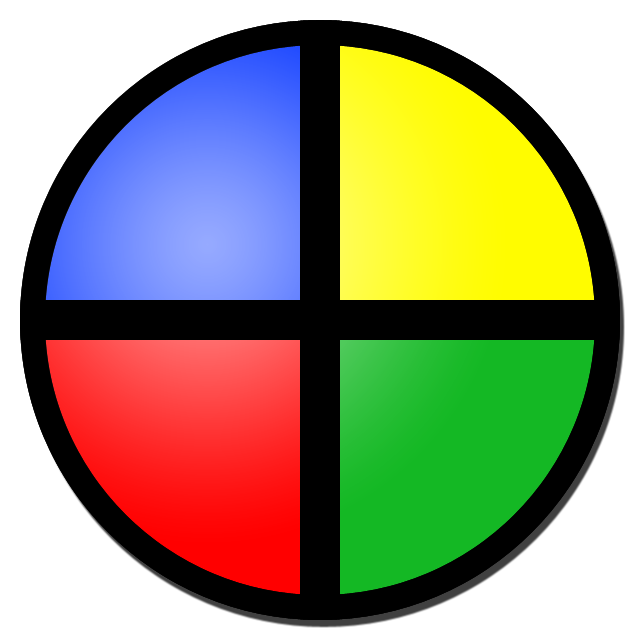
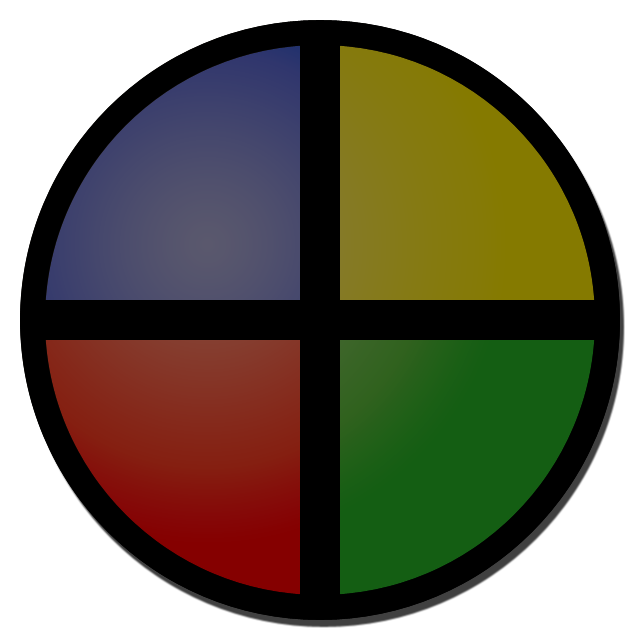
The second 640px x 640px image is a revision of the first. Changes to its layers:
added group "Group 1" with 3 layers above "Shape 3 copy" over left=20, top=20, right=620, bottom=620
moved "Shape 1 copy 2" into group "Group 1" over left=20, top=20, right=620, bottom=620
moved "Shape 2" into group "Group 1" over left=20, top=20, right=620, bottom=620
moved "Shape 1 copy" into group "Group 1" over left=20, top=20, right=620, bottom=620
